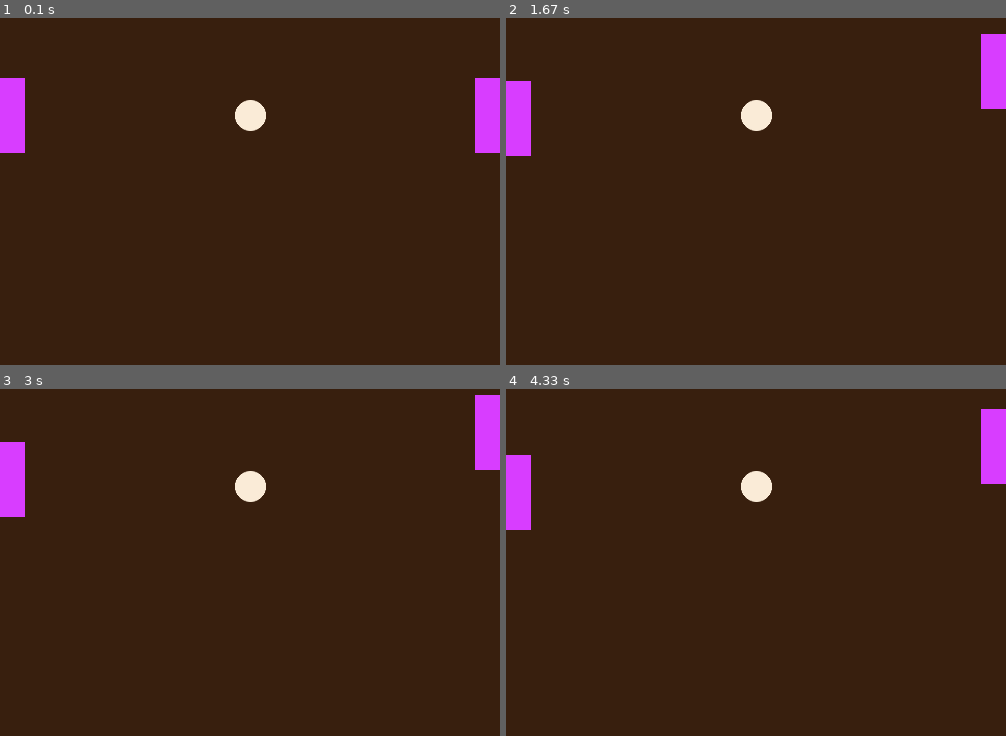
Above: before the commit, frames 1-4 (two rows, left to right).
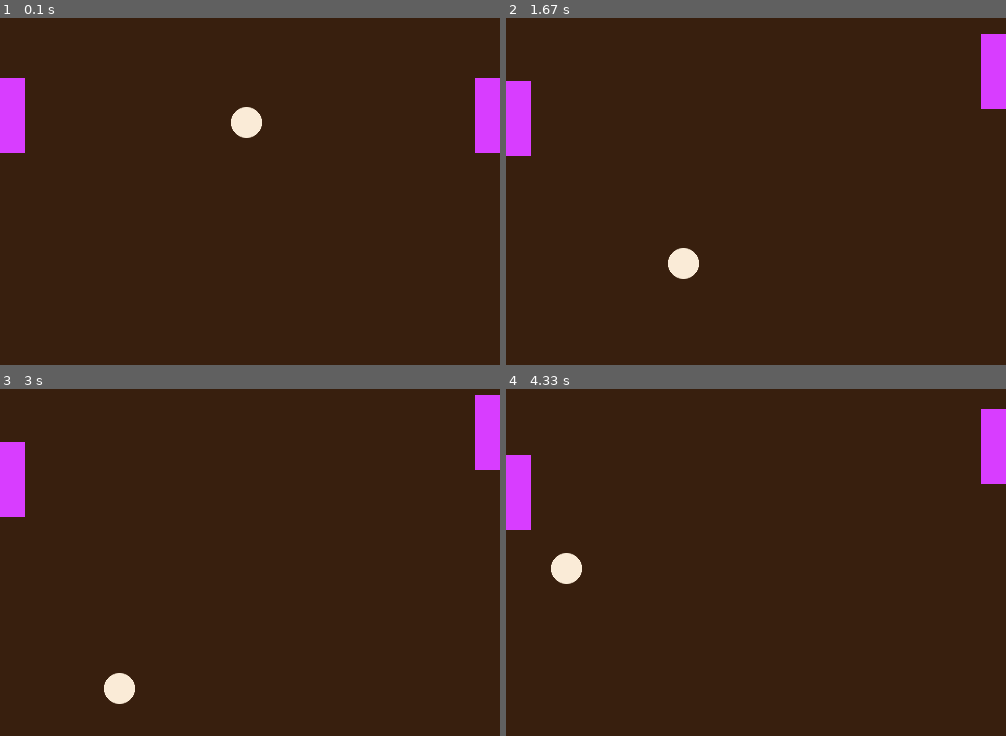
Above: after the commit, the same moments.

Repository: CSnackerman/PongPygame
Game: pygame game, started from main.py
Same seed, same stepped clock (60 frames per second), same inputs: the game is played once before the commit and once after it.
Inputs:
- Up to frame 1 (0.1 s): no input
- Up to frame 2 (1.67 s): hold Up 0.33-0.8 s; hold Down 0.83-1.13 s; hold S 0.83-1.13 s; hold Up 1.17-1.53 s; hold W 1.17-1.53 s; hold Down from 1.57 s (still down); hold S from 1.57 s (still down)
- Up to frame 3 (3 s): release Down at 1.93 s; release S at 1.93 s; hold Up 1.97-2.27 s; hold W 1.97-2.27 s; hold Down 2.3-2.6 s; hold S 2.3-2.6 s; hold Up from 2.63 s (still down); hold W from 2.63 s (still down)
- Up to frame 4 (4.33 s): release Up at 3 s; release W at 3 s; hold Down 3.03-3.4 s; hold S 3.03-3.4 s; hold Up 3.43-3.73 s; hold W 3.43-3.73 s; hold Down 3.77-4.07 s; hold S 3.77-4.07 s; hold Up from 4.1 s (still down); hold W from 4.1 s (still down)

The runs differ from the first frame. In frame 1, 0.3% of the frame differs, in the area x 46-54%, y 23-35%; in frame 2, 0.9%, in the area x 32-54%, y 23-76%; in frame 3, 0.9%; in frame 4, 0.9%.

Commit message:
movement & ceiling + floor reflection

Diff:
--- a/main.py
+++ b/main.py
@@ -1,6 +1,13 @@
 import pygame
 import sys
 import pygame.gfxdraw
+import random
+from math import sin, cos, pi
+
+
+# CONSTANTS
+
+WIDTH, HEIGHT = 500, 500
 
 # CLASSES
 
@@ -37,19 +44,43 @@
 		self.pos = pygame.Vector2 (500 // 2, 500 // 2)
 		self.vel = pygame.Vector2 (0, 0)
 		self.color = pygame.Color ('#FAEBD7')
+		self.speed = 100
+		self.angle = random.randint(0, 360)
+		self.angle = self.angle * pi / 180.0 # convert degrees to radians
+		print (self.angle)
 
 	def draw (self, surface):
 		pygame.gfxdraw.aacircle (surface, int(self.pos.x), int(self.pos.y), self.rad, self.color)
 		pygame.gfxdraw.filled_circle(surface, int(self.pos.x), int(self.pos.y), self.rad, self.color)
 
+	def move (self, dt):
+
+		self.vel.x = self.speed * cos (self.angle)
+		self.vel.y = self.speed * sin (self.angle)
+		self.pos += self.vel * dt
+
+	def collide (self):
+		top = self.pos.y - self.rad
+		bottom = self.pos.y + self.rad
+
+		zeroVector = pygame.Vector2(0, 0)
+
+		# collide with top
+		if top < 0 or bottom > HEIGHT:
+			self.vel.y = -self.vel.y
+			self.angle = zeroVector.angle_to(self.vel) * pi / 180.0
+
+		# collide right
+
+		# collide left
 
 
 # SETUP
-window = pygame.display.set_mode((500,500))
+window = pygame.display.set_mode((WIDTH, HEIGHT))
 
 clock = pygame.time.Clock()
 
-paddle_R = Paddle (500 - 25, 250 - 75 // 2)
+paddle_R = Paddle (WIDTH - 25, 250 - 75 // 2)
 paddle_L = Paddle (0, 250 - 75 // 2)
 
 ball = Ball ()
@@ -90,6 +121,10 @@
 
 
 	dt = clock.get_time() / 1000.0
+
+	ball.collide()
+
+	ball.move(dt)
 	paddle_L.move (dt)
 	paddle_R.move (dt)
 
